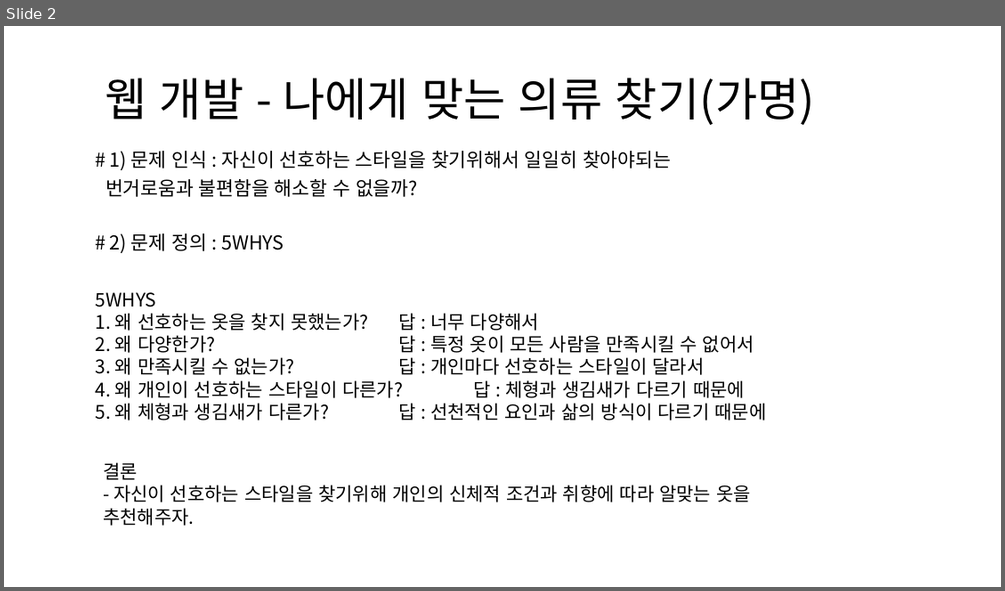
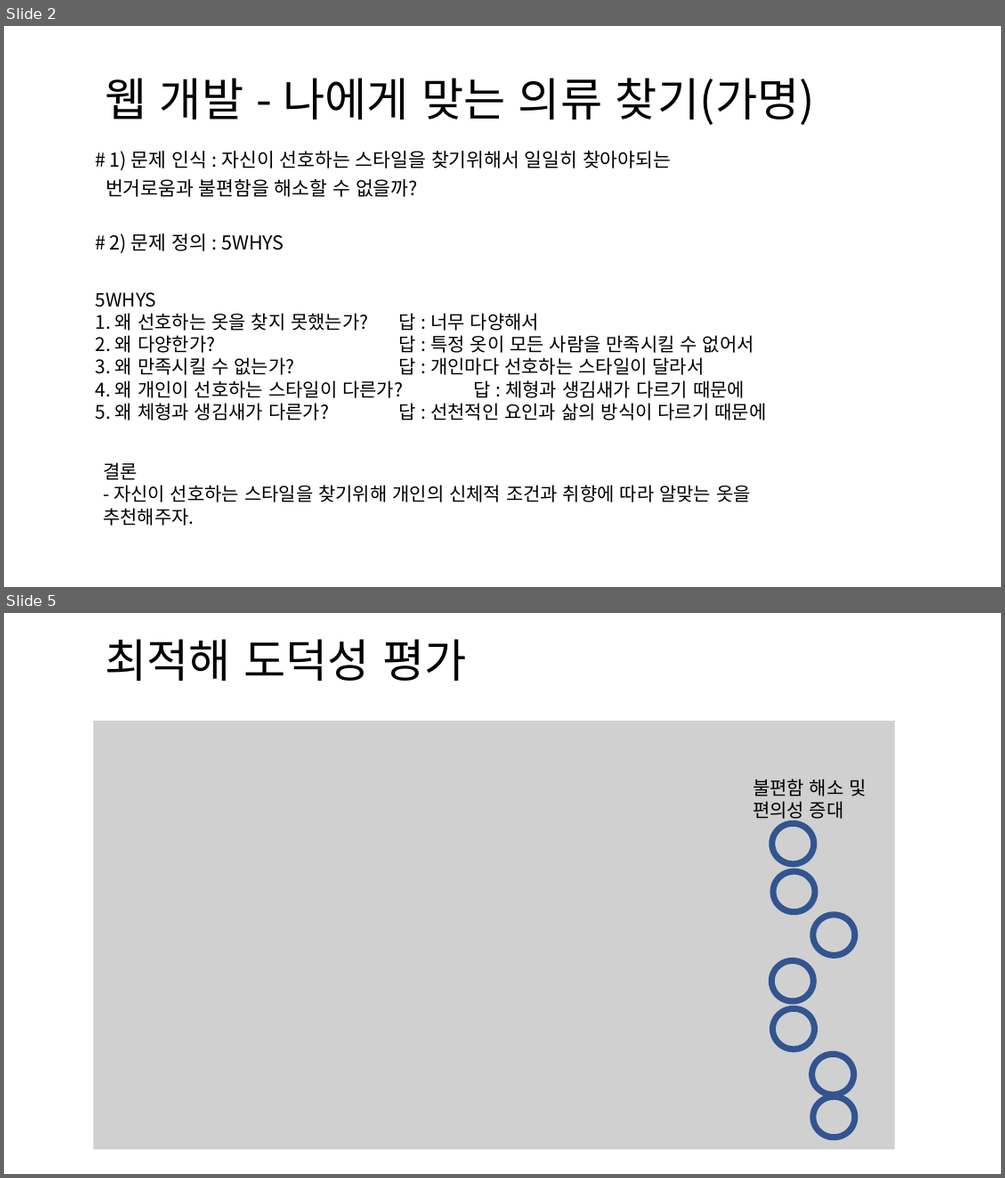
Before and after one commit to kimseukhwang/Engineering-Design, a slide deck: 공학설계입문__웹_아이디어.pptx. Shown one above the other, each under a label of ours: slide 2 before the commit, slides 2 and 5 after it; the slides between them are not shown. The pictures are 1005x591 and 1005x1178 pixels, drawn with LibreOffice and Linux fonts; fonts in the diff are those of the drawing; grey boxes stand for pictures. Boxes give left, top, right and bottom in pixels: in the first picture for what was removed or moved away, otherwise in the second. Text is boxed around its words. In the diff, an @@ line names an element or a change of style, - is before the commit and + after.

Commit message:
최적해 소개 및 평가 작성

```diff
--- a/공학설계입문__웹_아이디어.pptx
+++ b/공학설계입문__웹_아이디어.pptx
@@ slide 5 added at [4,613,1001,1174], background #FFFFFF @@
@@ text added at [105,639,466,681], 44 pt, text #000000 @@
+최적해 도덕성 평가
@@ picture added at [94,721,896,1149] @@
@@ text added at [752,779,866,821], 18 pt, text #000000 @@
+불편함 해소 및
+편의성 증대
@@ ellipse added at [772,823,814,863], outline #325491 6 pt @@
@@ ellipse added at [774,871,816,911], outline #325491 6 pt @@
@@ ellipse added at [813,915,855,955], outline #325491 6 pt @@
@@ ellipse added at [772,961,814,1001], outline #325491 6 pt @@
@@ ellipse added at [773,1008,815,1049], outline #325491 6 pt @@
@@ ellipse added at [812,1054,854,1094], outline #325491 6 pt @@
@@ ellipse added at [813,1097,855,1137], outline #325491 6 pt @@
```
Also in this commit, not shown: 2 slides changed, 1 other slide added.
